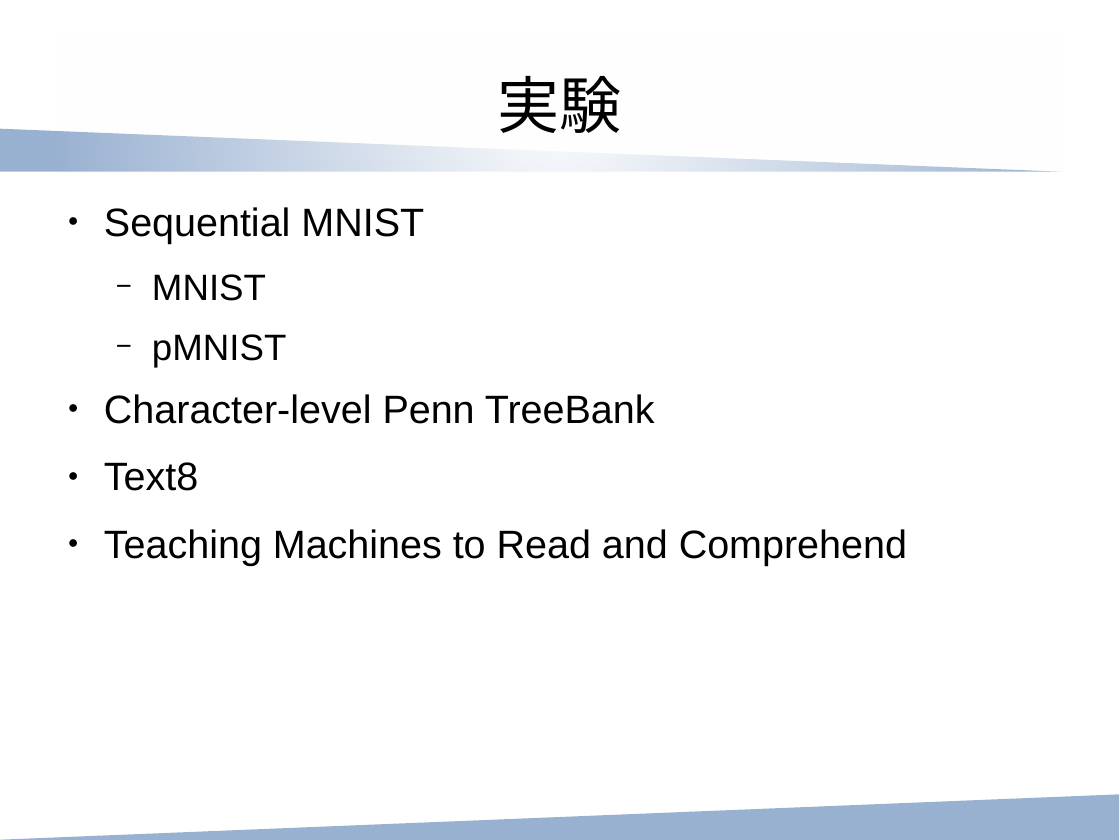
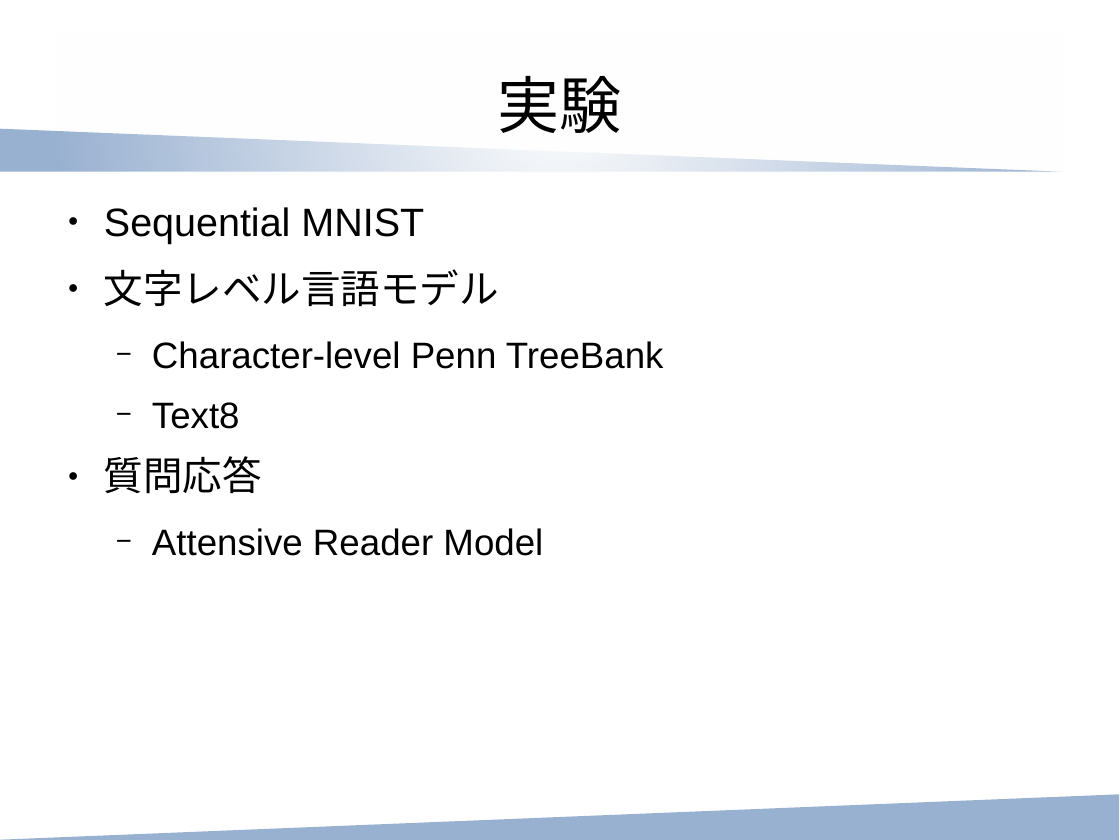
Before and after one commit to ytoyama/paper_reading, a slide deck: slide 11 of recurrent_batch_normalization/main.odp (slide 10 before the commit). Drawn at 1120x840 pixels with LibreOffice and Linux fonts; fonts in the diff are those of the drawing. Boxes give left, top, right and bottom in pixels: in the first picture for what was removed or moved away, otherwise in the second. Text is boxed around its words. In the diff, an @@ line names an element or a change of style, - is before the commit and + after.

```diff
--- a/recurrent_batch_normalization/main.odp
+++ b/recurrent_batch_normalization/main.odp
@@ text at [104,269,499,307]: text changed; size 26 to 28 pt @@
-  − MNIST
-  − pMNIST
+● 文字レベル言語モデル
@@ text at [152,341,664,429]: size 28 to 26 pt in "Character-level Penn TreeBank", "Text8"; bullet ● to −; list level 1 to 2 in "Character-level Penn TreeBank"; list level 1 to 2 in "Text8" @@
@@ text at [104,456,543,556]: text changed; size 28 to 26 pt @@
-● Teaching Machines to Read and Comprehend
+● 質問応答
+  − Attensive Reader Model
```
Also in this commit, not shown: 6 other slides changed, 4 slides added, 1 slide removed, 1 other file.
